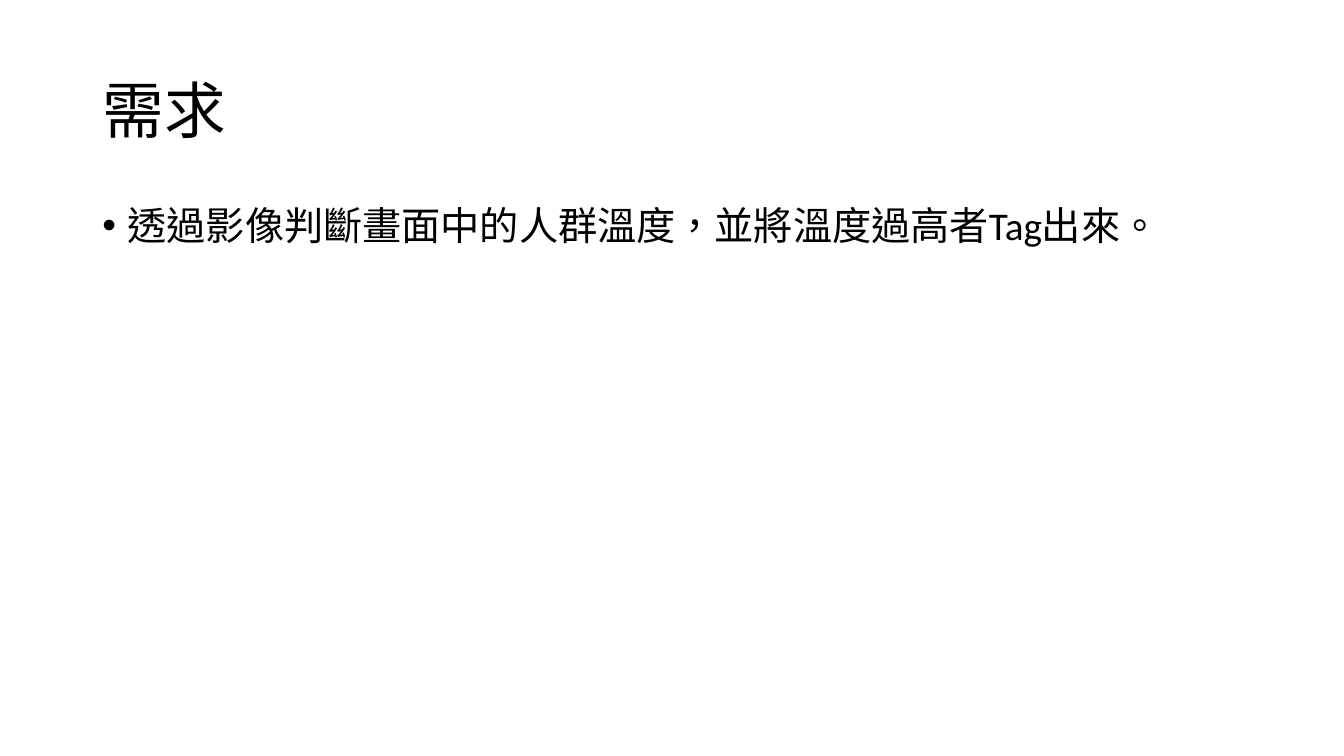
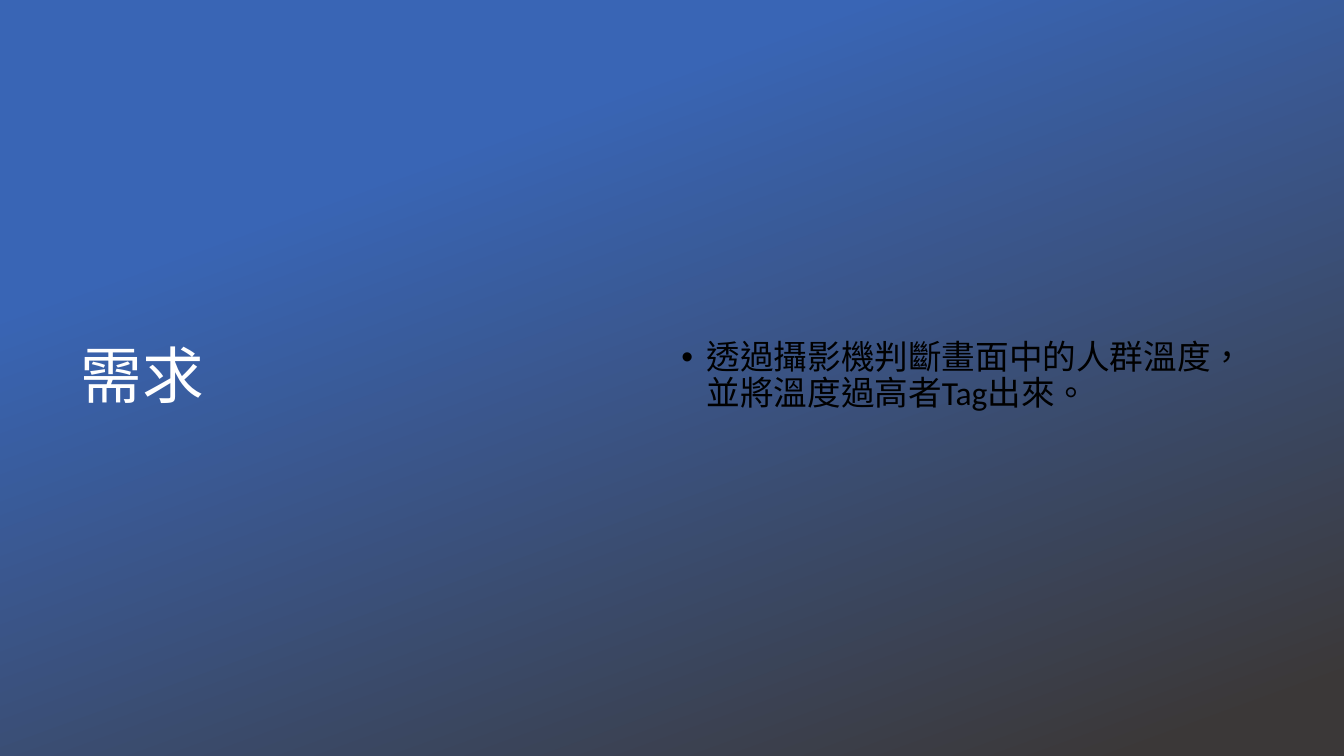
Before and after one commit to HsuTengHsiung/Image-processing, a slide deck: slide 2 of 000.作業紀錄/人體溫度判斷.pptx. Drawn at 1344x756 pixels with LibreOffice and Linux fonts; fonts in the diff are those of the drawing; background and template pictures are left out. Boxes give left, top, right and bottom in pixels: in the first picture for what was removed or moved away, otherwise in the second. Text is boxed around its words. In the diff, an @@ line names an element or a change of style, - is before the commit and + after.

Commit message:
Update 人體溫度判斷.pptx
更新ppt

```diff
--- a/000.作業紀錄/人體溫度判斷.pptx
+++ b/000.作業紀錄/人體溫度判斷.pptx
@@ rectangle added at bbox=[0, 0, 1344, 756], fill gradient #3965B5 to #3B3838 @@
@@ text "透過攝影機判斷畫面中的人群溫度，並將溫度過高者Tag出來。" at bbox=[707, 341, 1245, 411]: vertical alignment top to middle @@
@@ title "需求": place and size @@
-title "需求" at bbox=[102, 81, 225, 138]
+title "需求" at bbox=[81, 346, 204, 403]
@@ title "需求" at bbox=[81, 346, 204, 403]: text colour #000000 to #FFFFFF @@
@@ text at bbox=[707, 341, 1245, 411]: text changed; size 28 to 24 pt @@
-• 透過影像判斷畫面中的人群溫度，並將溫度過高者Tag出來。
+• 透過攝影機判斷畫面中的人群溫度，並將溫度過高者Tag出來。
```
Also in this commit, not shown: 2 other slides changed.
